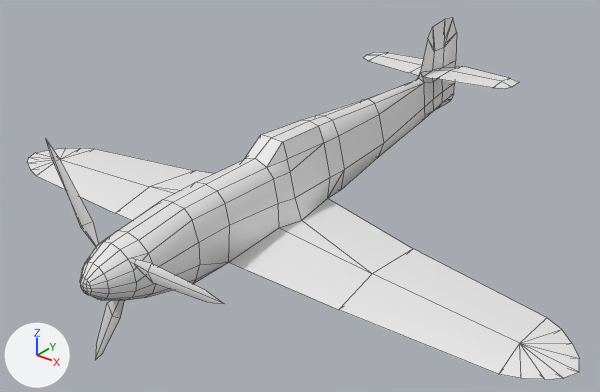
Renders of the FBX model Assets/ProyectoDelAvion/Models/EnemyPlane/BF109.fbx from each side of a commit.
Camera for both pictures: a camera (50 mm lens) standing at (2.47, -0.7, 1.8) and looking at (-0.02, 2.41, -0.13). The lights are fixed; the arrows at lower left show +X, +Y and +Z. The picture after the commit comes second. Mesh edges are drawn as thin lines. Where no turn or scale is listed for an object, it has been applied to the vertices.

The first picture shows 'Frame', 'Propeler'.
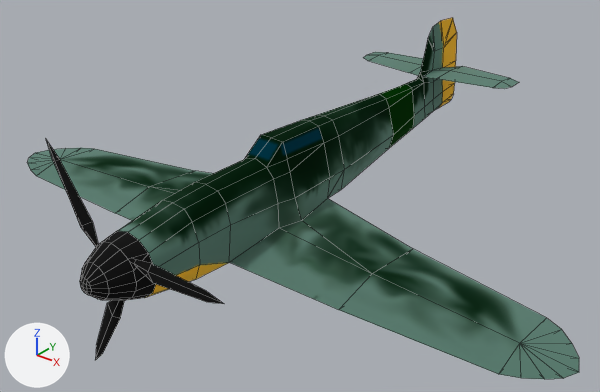
Edits to the bpy script that builds the scene:
```text
Add img_bf109_texture_png:
    img_bf109_texture_png = load_image('BF109_Texture.png', 'textures/BF109_Texture.png', 256, 256, 'sRGB')
Add mat_bf109texture:
    mat_bf109texture = principled_material('BF109Texture')
    mat_bf109texture.texture = img_bf109_texture_png
    mat_bf109texture.metallic = 1.0
    mat_bf109texture.roughness = 1.0
Change me_circle_018:
    where me_circle_018.from_pydata(...)  # 107 vertices, 82 faces; spans x -0.382..0.619, y -0.251..0.0, z -0.568..0.504
    add me_circle_018.materials.append(mat_bf109texture)  # picture img_bf109_texture_png
Change me_circle_019:
    used by ob_frame; location = (0.0, 1.243, 0.0)
    remove me_circle_019.from_pydata(...)  # 191 vertices, 212 faces; spans x -1.71..1.71, y 0.0..2.77, z -0.21..0.55
    add me_circle_019.from_pydata(...)  # 199 vertices, 220 faces; spans x -1.71..1.71, y 0.0..2.77, z -0.21..0.55
    me_circle_019 part 1
    4 vertices are removed from x -0.12..0.12, y 0.26..0.47, z -0.2..-0.17
    20 faces are deleted
    2 vertices move from x -0.12..0.12, y 0.26, z 0.14 to x -0.12..0.12, y 0.26, z 0.13
    2 vertices are added at (0.13, 0.47, -0.17), (-0.13, 0.47, -0.17)
    18 new faces join them
    me_circle_019 part 2
    10 vertices are removed from x -0.12..0.12, y 1.76, z -0.1..0.25
    20 faces are deleted
    1 vertex moves from x 0.0, y 2.57, z 0.55 to x 0.0, y 2.52, z 0.55
    20 vertices are added at x -0.1..0.1, y 1.88..2.17, z -0.08..0.25
    30 new faces join them
    me_circle_019 part 3: 32 kept faces spanning x -0.1..0.1, y 0.8..2.74, z -0.01..0.55 get new texture (UV) coordinates
    me_circle_019 part 4: 172 faces spanning x -1.71..1.71, y 0.0..2.77, z -0.21..0.55 switch from no material to mat_bf109texture (picture img_bf109_texture_png)
```

Location of each change, (x1, y1, x2, y2) in pixels of the pictures (600 x 392 px; the box of a moved part takes in the faces that stretch with it):
'Propeler', recoloured (white to black): (46, 140, 224, 360) in both
part 1 of me_circle_019, moved or reshaped: (113, 187, 372, 310) in both
part 2 of me_circle_019, moved or reshaped: (318, 18, 453, 189) in both
part 3 of me_circle_019, surface changed: (245, 18, 457, 167) in both
part 4 of me_circle_019, recoloured (white to green): (27, 18, 579, 379) in both
